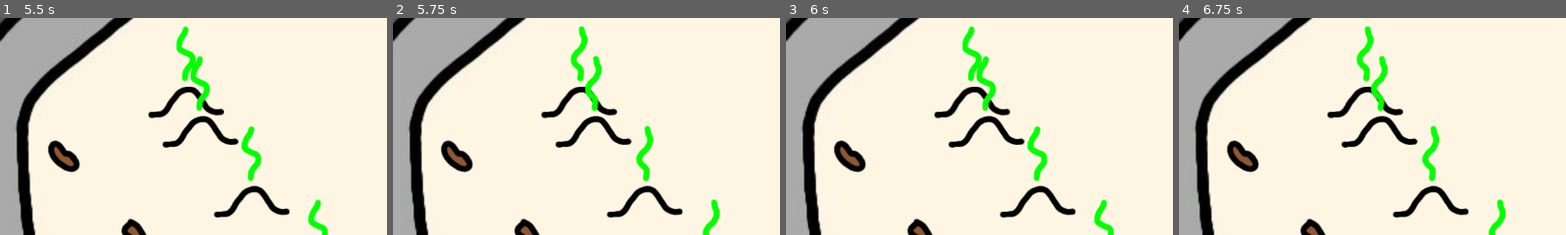
Above: before the commit, frames 1-4 (left to right).
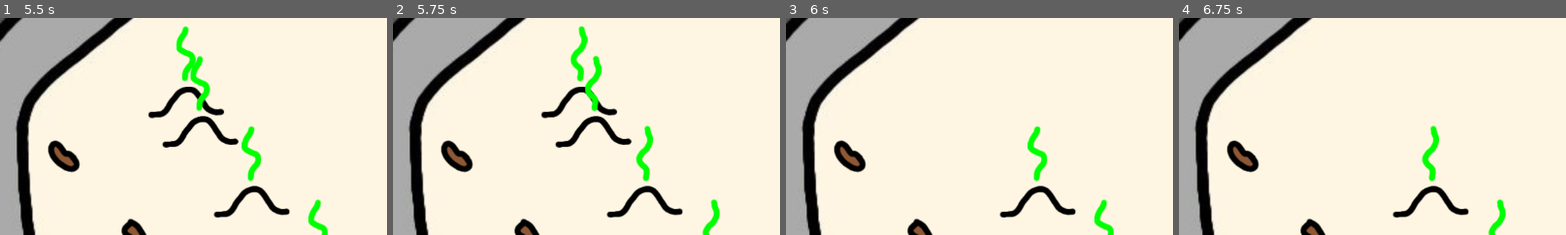
Above: after the commit, the same moments.

Repository: HipolitoThe3rd/Cat-Game
Game: Godot game, scene res://scenes/litter_box.tscn
Same seed, same stepped clock (60 frames per second), same inputs: the game is played once before the commit and once after it. This scene is started directly instead of the project's main scene.
Inputs (mouse positions are % of the whole screen's width and height, from its top left):
- Up to frame 1 (5.5 s): tap Enter (ui_accept) at 0.5, 0.77, 3.77 s; move the mouse to (72, 45) at 0.52 s; hold Right (ui_right) 0.53-1.25 s; click (72, 45) at 0.6 s; drag from (30, 55) to (74, 52) at 1.27 s; move the mouse to (60, 28) at 2.02 s; hold Left (ui_left) 2.03-2.75 s; click (60, 28) at 2.1 s; drag from (45, 70) to (39, 32) at 2.77 s; move the mouse to (80, 65) at 3.52 s; hold Right (ui_right) 3.53-4.25 s; click (80, 65) at 3.6 s; drag from (20, 35) to (47, 55) at 4.27 s; move the mouse to (55, 50) at 5.02 s; hold Right (ui_right) from 5.03 s (still down); click (55, 50) at 5.1 s
- Up to frame 2 (5.75 s): keep holding Right (ui_right)
- Up to frame 3 (6 s): release Right (ui_right) at 5.75 s; drag from (35, 25) to (86, 48) at 5.77 s
- Up to frame 4 (6.75 s): move the mouse to (72, 45) at 6.52 s; hold Left (ui_left) from 6.53 s (still down); click (72, 45) at 6.6 s
The pictures show only the part of the screen within x 15-65%, y 13-63%; the shares and areas given below are measured in that part.

Frames 1-2 are identical in both runs. In frame 3, 2.6% of the frame differs, in the area x 38-62%, y 3-60%; in frame 4, 2.5%.

Commit message:
pick up cat waste

Diff:
--- a/project.godot
+++ b/project.godot
@@ -27,6 +27,14 @@
 
 window/size/mode=2
 
+[input]
+
+left_click={
+"deadzone": 0.2,
+"events": [Object(InputEventMouseButton,"resource_local_to_scene":false,"resource_name":"","device":-1,"window_id":0,"alt_pressed":false,"shift_pressed":false,"ctrl_pressed":false,"meta_pressed":false,"button_mask":0,"position":Vector2(0, 0),"global_position":Vector2(0, 0),"factor":1.0,"button_index":1,"canceled":false,"pressed":false,"double_click":false,"script":null)
+]
+}
+
 [rendering]
 
 renderer/rendering_method="gl_compatibility"
--- a/scenes/litter_box.tscn
+++ b/scenes/litter_box.tscn
@@ -10,10 +10,10 @@
 [ext_resource type="Texture2D" uid="uid://c8n2rqd4shrwl" path="res://sprites/ui/standby.jpg" id="8_6xxrb"]
 [ext_resource type="Texture2D" uid="uid://i13ksnj8c2xl" path="res://sprites/litter_room/litterbox_scat.png" id="9_f3asq"]
 [ext_resource type="Script" uid="uid://16hl7hts7les" path="res://scripts/cat_litter-box.gd" id="12_5iii0"]
-[ext_resource type="Texture2D" uid="uid://dxlfmhbcnhrmi" path="res://sprites/Cat_bath_sigh_0.png" id="13_0ef7i"]
+[ext_resource type="Texture2D" uid="uid://ypr6ldr11rln" path="res://sprites/cat_litterbag_hover.png" id="13_0ef7i"]
 [ext_resource type="Texture2D" uid="uid://n8l73uyytmav" path="res://sprites/cat_litterbag.png" id="13_6r4jn"]
 [ext_resource type="PackedScene" uid="uid://dnq7c6g28k7bi" path="res://scenes/prefabs/showerhead_hitbox.tscn" id="14_iiwyg"]
-[ext_resource type="Texture2D" uid="uid://d4d7kw5fm0ec2" path="res://sprites/cat_bath_idle.png" id="14_rwr14"]
+[ext_resource type="Texture2D" uid="uid://bpfia5s5r0dwe" path="res://sprites/cat_litterbag_disabled.png" id="14_rwr14"]
 [ext_resource type="AudioStream" uid="uid://nessqm2ljwv2" path="res://sfx/meow_angry.wav" id="22_5lyuq"]
 [ext_resource type="AudioStream" uid="uid://dt067tneqp13v" path="res://sfx/meow_happy.mp3" id="23_tjxdo"]
 
@@ -103,8 +103,8 @@
 offset_bottom = 1982.0
 scale = Vector2(0.5, 0.5)
 texture_normal = ExtResource("13_6r4jn")
-texture_pressed = ExtResource("13_0ef7i")
-texture_hover = ExtResource("14_rwr14")
+texture_hover = ExtResource("13_0ef7i")
+texture_disabled = ExtResource("14_rwr14")
 script = ExtResource("12_5iii0")
 
 [node name="Sprite2D" type="Sprite2D" parent="Cat"]
--- a/scenes/prefabs/poop.tscn
+++ b/scenes/prefabs/poop.tscn
@@ -1,6 +1,7 @@
-[gd_scene load_steps=10 format=3 uid="uid://ccsalyn3or847"]
+[gd_scene load_steps=11 format=3 uid="uid://ccsalyn3or847"]
 
 [ext_resource type="Texture2D" uid="uid://bfsf8kodhvoo1" path="res://sprites/litter_room/poop.png" id="1_87rh3"]
+[ext_resource type="Script" uid="uid://bccfdp07aoyrj" path="res://scripts/poop.gd" id="1_yd7gy"]
 [ext_resource type="Texture2D" uid="uid://brsvrtxbbyqnf" path="res://sprites/litter_room/stink_0.png" id="2_d2ytp"]
 [ext_resource type="Texture2D" uid="uid://coct5sw1q7p2" path="res://sprites/litter_room/stink_1.png" id="3_u1cl6"]
 [ext_resource type="Texture2D" uid="uid://cj2lh7821mu7m" path="res://sprites/litter_room/stink_2.png" id="4_yd7gy"]
@@ -48,6 +49,7 @@
 radius = 41.303753
 
 [node name="Poop" type="Node2D"]
+script = ExtResource("1_yd7gy")
 
 [node name="SpriteLitter" type="Sprite2D" parent="."]
 texture = ExtResource("1_87rh3")
--- a/scripts/litter_box.gd
+++ b/scripts/litter_box.gd
@@ -4,6 +4,7 @@
 @onready var spawn_area = $SpawnArea # a Poop prefab will randomly spawn somewhere in this area
 @onready var spawn_area_poly = $SpawnArea/CollisionPolygon2D
 @onready var poop_prefab = load("res://scenes/prefabs/poop.tscn")
+@onready var scooped = false # whether the scooper is holding poop
 
 func _ready() -> void:
 	#set cursor
@@ -25,7 +26,16 @@
 			$Audio/ShowerRun.stop()
 	else:
 		sc_hitbox.global_position = get_viewport().get_mouse_position()
-		if Input.is_mouse_button_pressed(MOUSE_BUTTON_LEFT):
+		if Input.is_action_just_pressed("left_click"):
+			#print("scoop!")
+			var overlapping_targets = sc_hitbox.get_node("Area2D").get_overlapping_areas()
+			for target in overlapping_targets:
+				#print("Touching: ", target.name)
+				if target.get_parent() is Poop:
+					print("found poop!")
+					target.get_parent().queue_free()
+					scooped = true
+		elif Input.is_mouse_button_pressed(MOUSE_BUTTON_LEFT) or scooped == true:
 			#print("Left mouse button is being held down!")
 			if Global.web_version:
 				Global.set_cursor(Global.smcursor_scooper_pressed)
@@ -76,5 +86,7 @@
 		poop_instance.global_position = spawn_area_pos + spawn_point
 		add_child(poop_instance)
 
+
+
 func _on_back_button_button_down() -> void:
 	get_tree().change_scene_to_file("res://scenes/litter_room.tscn")
--- a/scripts/poop.gd
+++ b/scripts/poop.gd
@@ -1 +1,2 @@
+class_name Poop
 extends Node2D
Binary file added: sprites/cat_litterbag_disabled.png
Not shown, added: sprites/cat_litterbag_disabled.png.import
Binary file added: sprites/cat_litterbag_hover.png
Not shown, added: sprites/cat_litterbag_hover.png.import
